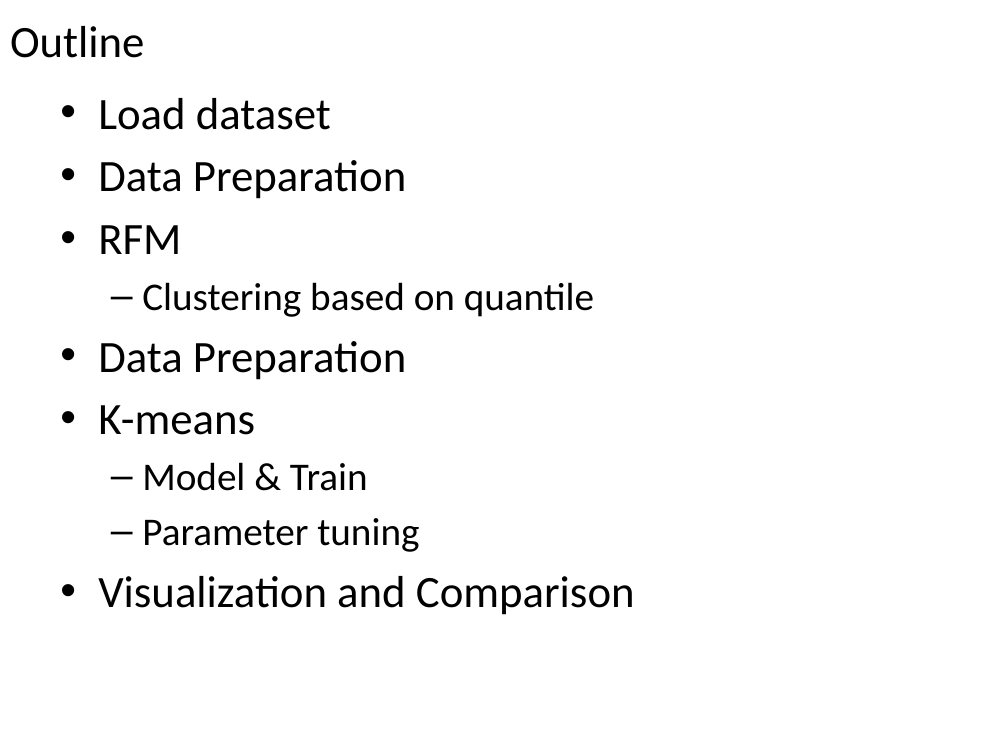
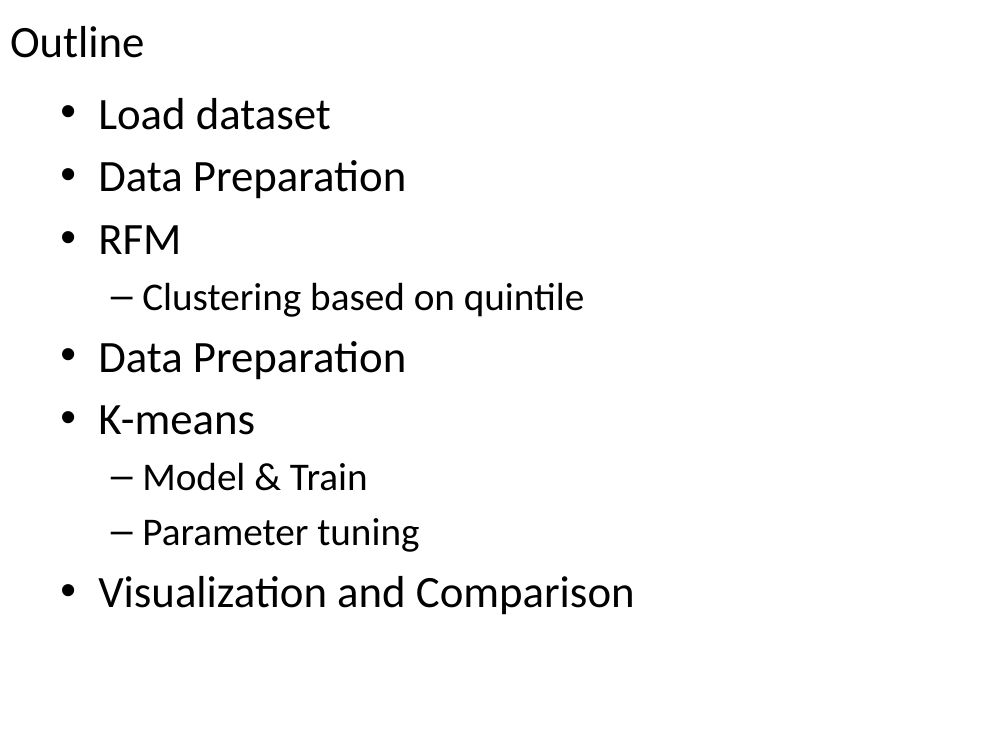
Before and after one commit to deviyantiam/finalproject, a slide deck: slide 3 of jcds03_finalproject.pptx. Drawn at 1008x756 pixels with LibreOffice and Linux fonts; fonts in the diff are those of the drawing. Boxes give left, top, right and bottom in pixels: in the first picture for what was removed or moved away, otherwise in the second. Text is boxed around its words. In the diff, an @@ line names an element or a change of style, - is before the commit and + after.

```diff
--- a/jcds03_finalproject.pptx
+++ b/jcds03_finalproject.pptx
@@ text at (142, 282, 585, 317): text changed @@
-  – Clustering based on quantile
+  – Clustering based on quintile
```
Also in this commit, not shown: 9 other slides changed, 1 slide added, 1 other file.
